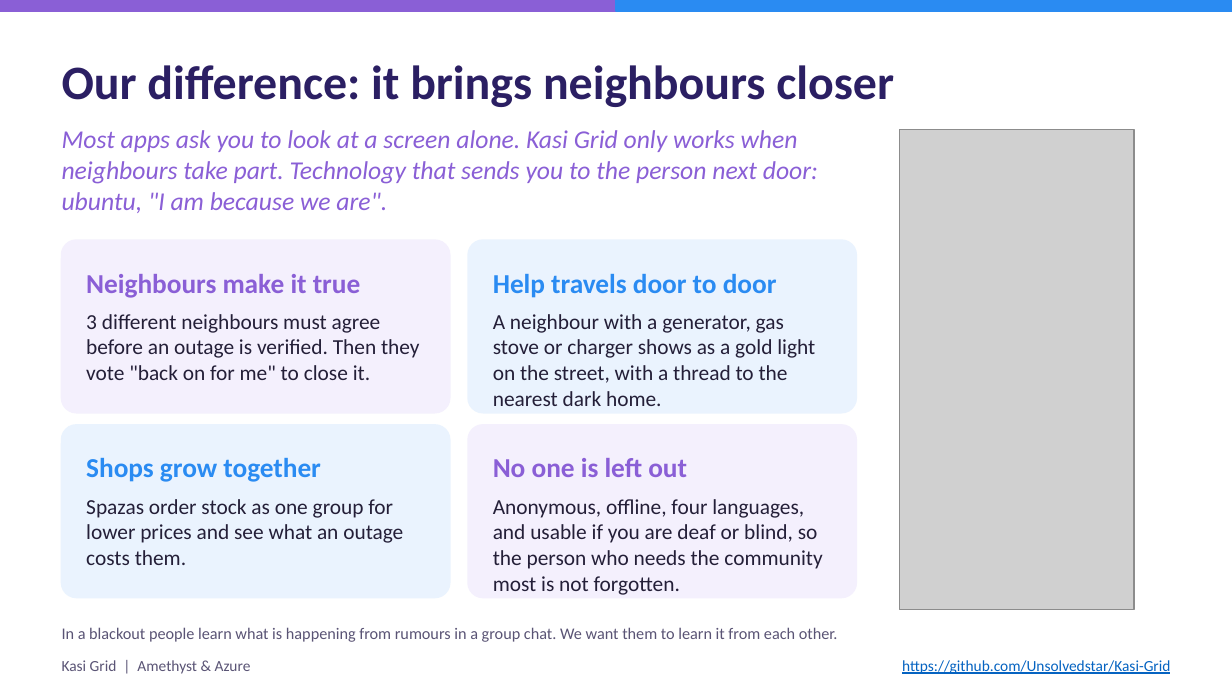
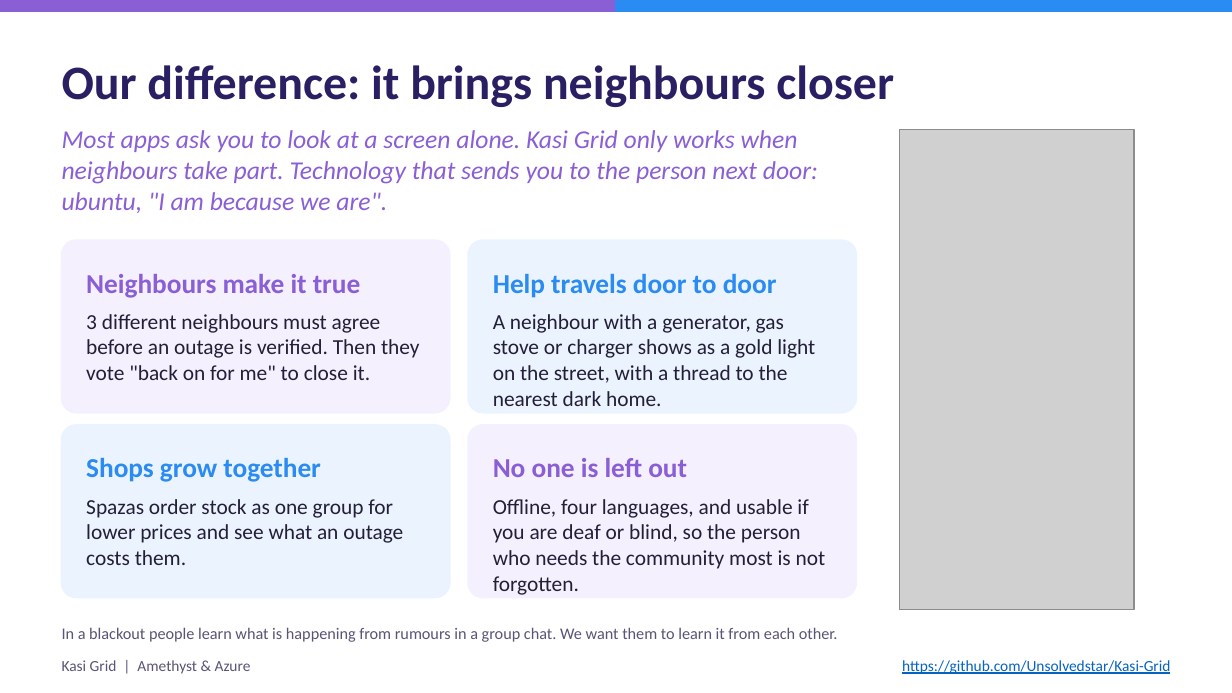
Before and after one commit to Unsolvedstar/Kasi-Grid, a slide deck: slide 3 of submission/Kasi-Grid-deck.pptx. Drawn at 1232x693 pixels with LibreOffice and Linux fonts; fonts in the diff are those of the drawing; grey boxes stand for pictures. Boxes give left, top, right and bottom in pixels: in the first picture for what was removed or moved away, otherwise in the second. Text is boxed around its words. In the diff, an @@ line names an element or a change of style, - is before the commit and + after.

```diff
--- a/submission/Kasi-Grid-deck.pptx
+++ b/submission/Kasi-Grid-deck.pptx
@@ text at (493, 499, 826, 569): text changed @@
-Anonymous, offline, four languages, and usable if you are deaf or blind, so the person who needs the community most is not forgotten.
+Offline, four languages, and usable if you are deaf or blind, so the person who needs the community most is not forgotten.
```
Also in this commit, not shown: 4 other slides changed, 22 other files.
